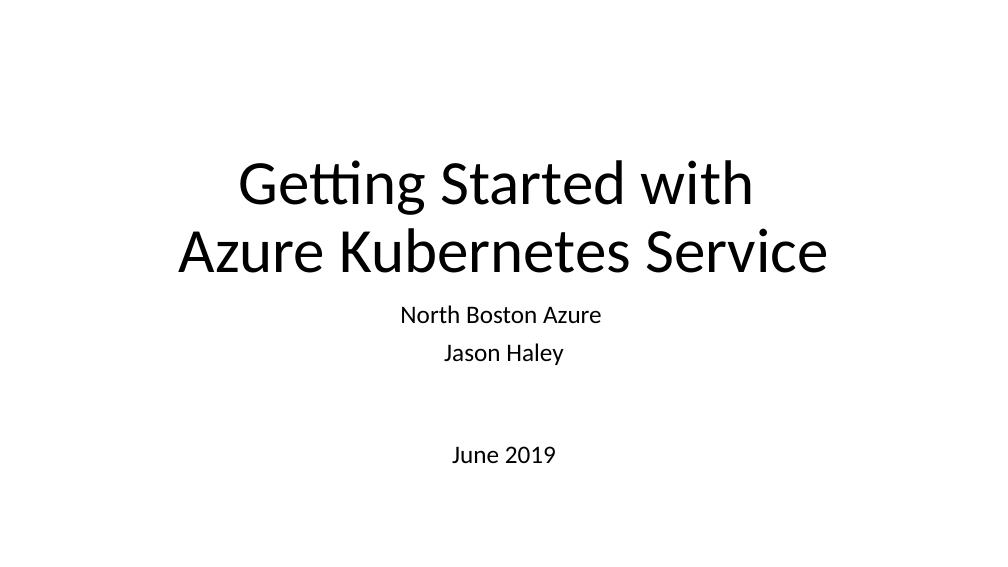
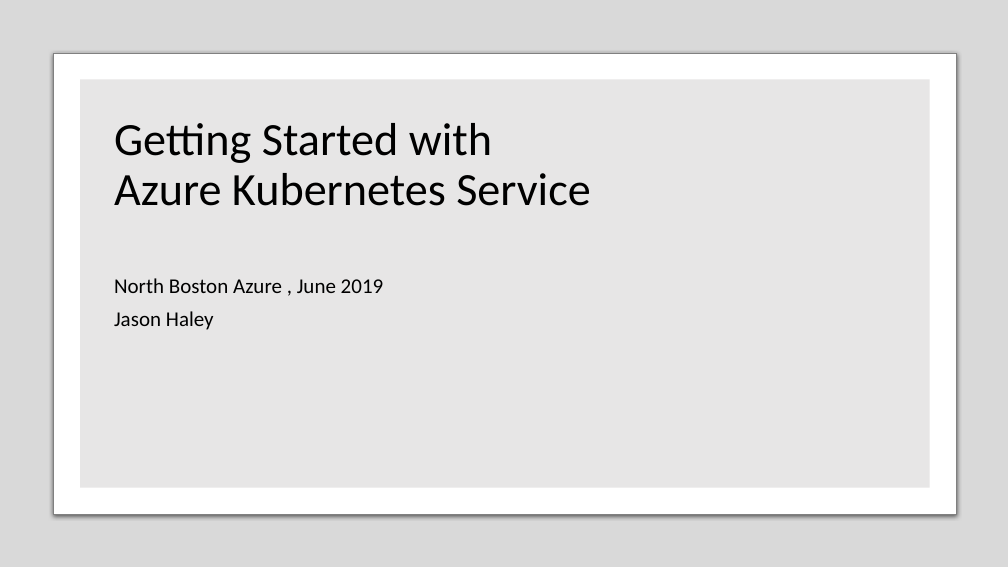
Before and after one commit to JasonHaley/GettingStartedWithAKS, a slide deck: slide 1 of presentations/Getting Started with AKS.pptx. Drawn at 1008x567 pixels with LibreOffice and Linux fonts; fonts in the diff are those of the drawing. Boxes give left, top, right and bottom in pixels: in the first picture for what was removed or moved away, otherwise in the second. Text is boxed around its words. In the diff, an @@ line names an element or a change of style, - is before the commit and + after.

```diff
--- a/presentations/Getting Started with AKS.pptx
+++ b/presentations/Getting Started with AKS.pptx
@@ rectangle added at <box>0,0,1008,567</box>, fill #000000 at 15% opacity @@
@@ rounded rectangle added at <box>54,53,957,514</box>, fill #FFFFFF, outline #808080 0.75 pt @@
@@ rectangle added at <box>80,79,930,488</box>, fill #E7E6E6 @@
@@ title "Getting Started with Azure Kubernetes ...": place and size @@
-title "Getting Started with Azure Kubernetes ..." at <box>179,160,828,273</box>
+title "Getting Started with Azure Kubernetes ..." at <box>114,123,591,206</box>
@@ title "Getting Started with Azure Kubernetes ..." at <box>114,123,591,206</box>: size 60 to 44 pt; alignment centre to left; vertical alignment bottom to middle @@
@@ subtitle "North Boston Azure , June ...": place and size @@
-subtitle "North Boston Azure , June ..." at <box>400,305,602,464</box>
+subtitle "North Boston Azure , June ..." at <box>114,278,384,330</box>
@@ subtitle at <box>114,278,384,293</box>: text changed; size 24 to 20 pt @@
-North Boston Azure
+North Boston Azure , June 2019
@@ subtitle at <box>114,311,214,330</box>: size 24 to 20 pt in "Jason Haley"; alignment centre to left @@
@@ subtitle at <box>452,446,556,464</box>: paragraph removed @@
-June 2019
```
Also in this commit, not shown: 41 other slides changed.
